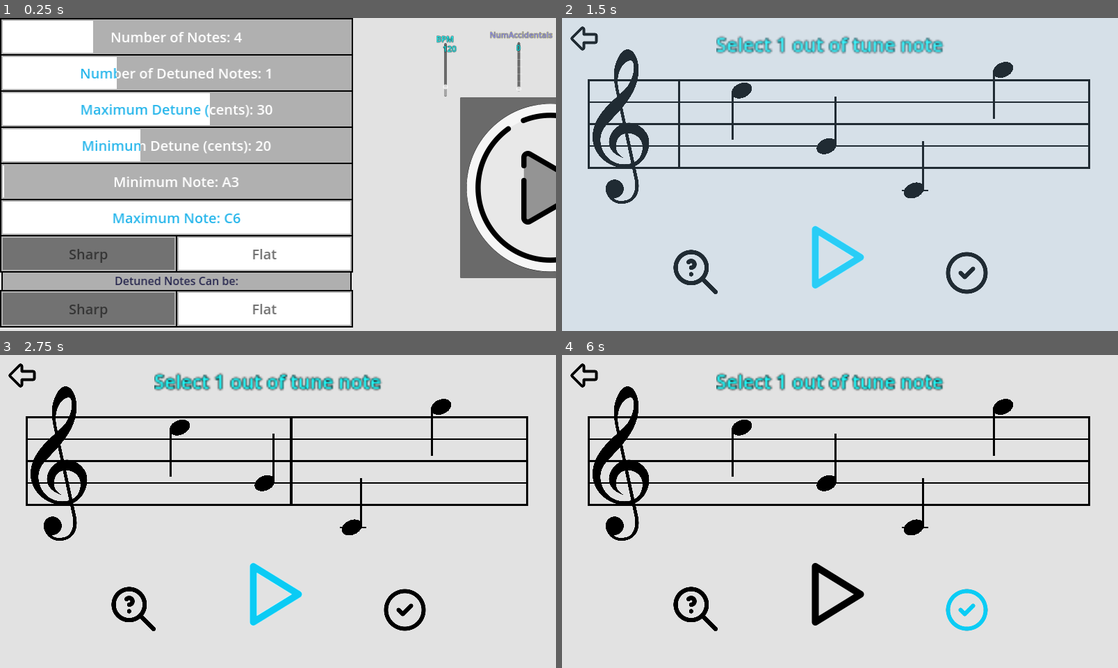
Above: before the commit, frames 1-4 (two rows, left to right).
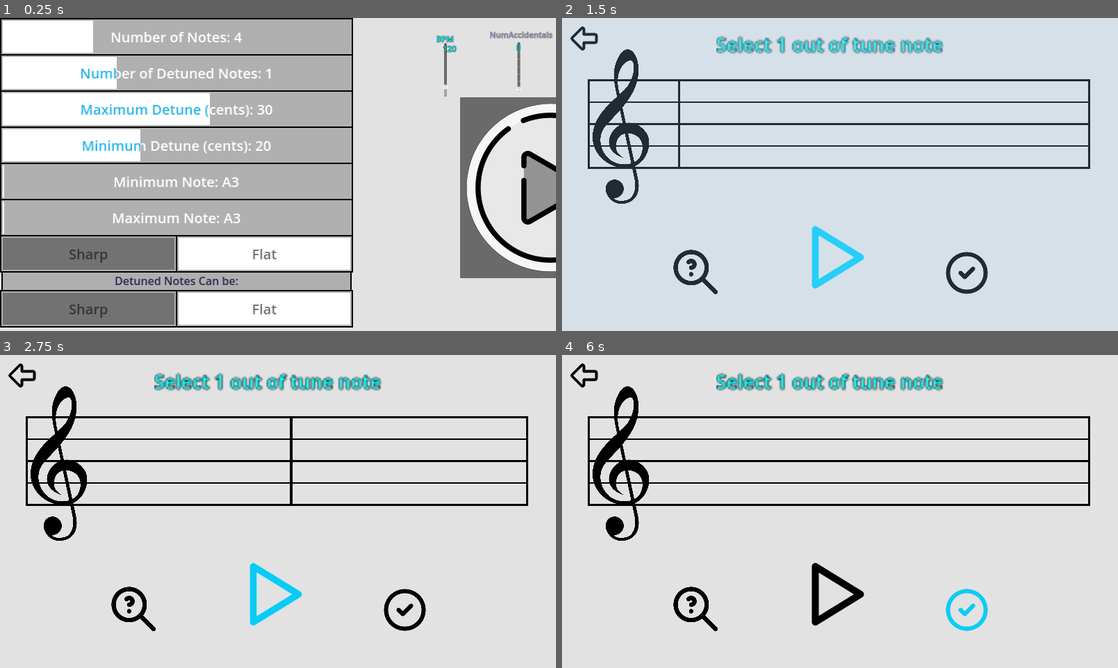
Above: after the commit, the same moments.

Repository: Sniggiho/COMP225-Reluna
Game: Godot game, scene res://Scenes/FreeplaySettingsMenu/FreeplaySettingsMenu.tscn
The game is run twice, just before and just after one commit, with the same random seed, the same clock (stepped at 60 frames per second) and the same inputs. This scene is started directly instead of the project's main scene.
Inputs (mouse positions are in pixels of both pictures, inside the frame that each line leads up to):
- Up to frame 1 (0.25 s): no input
- Up to frame 2 (1.5 s): click (1112, 187) at 0.5 s; click (834, 255) at 1.25 s
- Up to frame 3 (2.75 s): click (272, 592) at 2 s
- Up to frame 4 (6 s): click (739, 426) at 2.77 s; click (967, 608) at 3.5 s; click (695, 608) at 4.25 s; click (584, 376) at 5.02 s; click "return" at 5.75 s

The runs differ from the first frame. In frame 1, 6.4% of the frame differs, in the area x 0-63%, y 58-69%; in frame 2, 0.7%; in frame 3, 0.7%; in frame 4, 0.7%.
Error after the commit: Modulo by zero error in operator '%'. (res://Scenes/TuneCreator/TuneCreator.gd:103)

Commit message:
ah um fuck uh it borken

Diff:
--- a/Project/Scenes/FreeplaySettingsMenu/FreeplaySettingsMenu.tscn
+++ b/Project/Scenes/FreeplaySettingsMenu/FreeplaySettingsMenu.tscn
@@ -161,7 +161,6 @@
 custom_minimum_size = Vector2(0, 100)
 layout_mode = 2
 negativeColor = Color(0.445313, 0.445313, 0.445313, 1)
-positiveFontColor = Color(0.443137, 0.443137, 0.443137, 1)
 type = 0
 
 [node name="VBoxContainer" type="VBoxContainer" parent="NotesSettings"]
@@ -212,6 +211,8 @@
 [connection signal="pressed" from="PlayButton" to="." method="_on_button_pressed"]
 [connection signal="value_changed" from="BPM" to="BPM" method="_on_value_changed"]
 [connection signal="value_changed" from="NumAccidentals" to="NumAccidentals" method="_on_value_changed"]
+[connection signal="value_changed" from="NumAccidentals" to="NotesSettings/MinNote" method="_on_num_accidentals_value_changed"]
+[connection signal="value_changed" from="NumAccidentals" to="NotesSettings/MaxNote" method="_on_num_accidentals_value_changed"]
 [connection signal="valueChanged" from="NotesSettings/NumNotes" to="NotesSettings/NumDetunedNotes" method="_on_num_notes_value_changed"]
 [connection signal="value_changed" from="NotesSettings/NumNotes" to="NotesSettings/NumNotes" method="_on_value_changed_derived"]
 [connection signal="value_changed" from="NotesSettings/NumDetunedNotes" to="NotesSettings/NumDetunedNotes" method="_on_value_changed_derived"]
@@ -222,3 +223,5 @@
 [connection signal="value_changed" from="NotesSettings/MinNote" to="NotesSettings/MaxNote" method="_on_min_note_value_changed"]
 [connection signal="value_changed" from="NotesSettings/MaxNote" to="NotesSettings/MinNote" method="_on_max_note_value_changed"]
 [connection signal="value_changed" from="NotesSettings/MaxNote" to="NotesSettings/MaxNote" method="_on_value_changed_derived"]
+[connection signal="buttonsChanged" from="NotesSettings/BySharps" to="NotesSettings/MinNote" method="_on_by_sharps_buttons_changed"]
+[connection signal="buttonsChanged" from="NotesSettings/BySharps" to="NotesSettings/MaxNote" method="_on_by_sharps_buttons_changed"]
--- a/Project/Scenes/FreeplaySettingsMenu/MaxNote2.gd
+++ b/Project/Scenes/FreeplaySettingsMenu/MaxNote2.gd
@@ -12,31 +12,38 @@
 func _init():
 	_tuneCreator = _tuneCreatorScene.instantiate()
 	add_child(_tuneCreator)
-	key  = _tuneCreator._createNoteArrayInKey(GLevelData.numAccidentals, GLevelData.bySharps, lowestNoteAllowed, highestNoteAllowed)
-	maxActualValue = len(key)-1
-	max_value = len(key) -1
 
 # Called when the node enters the scene tree for the first time.
 func _ready():
 	_ready2()
-	GLevelData.highestNote = key[-1]
-	updateLabel(_tuneCreator.getPrintableNoteName(GLevelData.highestNote, GLevelData.bySharps))
 	value = len(key) -1#accidentals, bySharps, lowestNote, highestNote
+	_key_updated()
 
 
 func _on_value_changed_derived(passedValue):
-	key  = _tuneCreator._createNoteArrayInKey(GLevelData.numAccidentals, GLevelData.bySharps, lowestNoteAllowed, highestNoteAllowed)
-	maxActualValue = len(key)-1
-	max_value = len(key) -1
-	key.sort_custom(_tuneCreator.compareNotes)
-	key.reverse()
-	print(value)
 	GLevelData.highestNote = key[value]
 	updateLabel(_tuneCreator.getPrintableNoteName(GLevelData.highestNote, GLevelData.bySharps))
-
 	#GLevelData.highestNote = notes[value+1]
 	#updateLabel(notes[value])
 
 
 func _on_min_note_value_changed(passedValue):
 	minActualValue = passedValue
+
+func _key_updated():
+	key  = _tuneCreator._createNoteArrayInKey(GLevelData.numAccidentals, GLevelData.bySharps, lowestNoteAllowed, highestNoteAllowed)
+	key.sort_custom(_tuneCreator.compareNotes)
+	key.reverse()
+	maxActualValue = len(key)-1
+	max_value = len(key) -1
+	GLevelData.highestNote = key[value]
+	updateLabel(_tuneCreator.getPrintableNoteName(GLevelData.highestNote, GLevelData.bySharps))
+
+
+
+func _on_num_accidentals_value_changed(value):
+	_key_updated()
+
+
+func _on_by_sharps_buttons_changed():
+	_key_updated()
--- a/Project/Scenes/FreeplaySettingsMenu/MinNote2.gd
+++ b/Project/Scenes/FreeplaySettingsMenu/MinNote2.gd
@@ -12,7 +12,6 @@
 func _init():
 	_tuneCreator = _tuneCreatorScene.instantiate()
 	add_child(_tuneCreator)
-	key  = _tuneCreator._createNoteArrayInKey(GLevelData.numAccidentals, GLevelData.bySharps, lowestNoteAllowed, highestNoteAllowed) #accidentals, bySharps, lowestNote, highestNote
 
 # Called when the node enters the scene tree for the first time.
 func _ready():
@@ -20,20 +19,28 @@
 	value = 0
 	maxActualValue = len(key)-1
 	max_value = len(key)-1
-	GLevelData.lowestNote = lowestNoteAllowed
-	updateLabel(_tuneCreator.getPrintableNoteName(GLevelData.lowestNote, GLevelData.bySharps))
-
-
+	_key_updated()
 
 func _on_value_changed_derived(passedValue):
-	key  = _tuneCreator._createNoteArrayInKey(GLevelData.numAccidentals, GLevelData.bySharps, lowestNoteAllowed, highestNoteAllowed)
-	key.sort_custom(_tuneCreator.compareNotes)
-	key.reverse()
-	maxActualValue = min(maxActualValue, len(key)-1)
-	max_value = min(max_value, len(key)-1)
 	GLevelData.lowestNote = key[value]
 	updateLabel(_tuneCreator.getPrintableNoteName(GLevelData.lowestNote, GLevelData.bySharps))
 
 
 func _on_max_note_value_changed(passedValue):
 	maxActualValue = passedValue
+
+func _key_updated():
+	key  = _tuneCreator._createNoteArrayInKey(GLevelData.numAccidentals, GLevelData.bySharps, lowestNoteAllowed, highestNoteAllowed)
+	key.sort_custom(_tuneCreator.compareNotes)
+	key.reverse()
+	GLevelData.lowestNote = key[value]
+	updateLabel(_tuneCreator.getPrintableNoteName(GLevelData.lowestNote, GLevelData.bySharps))
+	maxActualValue = min(maxActualValue, len(key)-1)
+
+
+func _on_by_sharps_buttons_changed():
+	_key_updated()
+
+
+func _on_num_accidentals_value_changed(value):
+	_key_updated()
